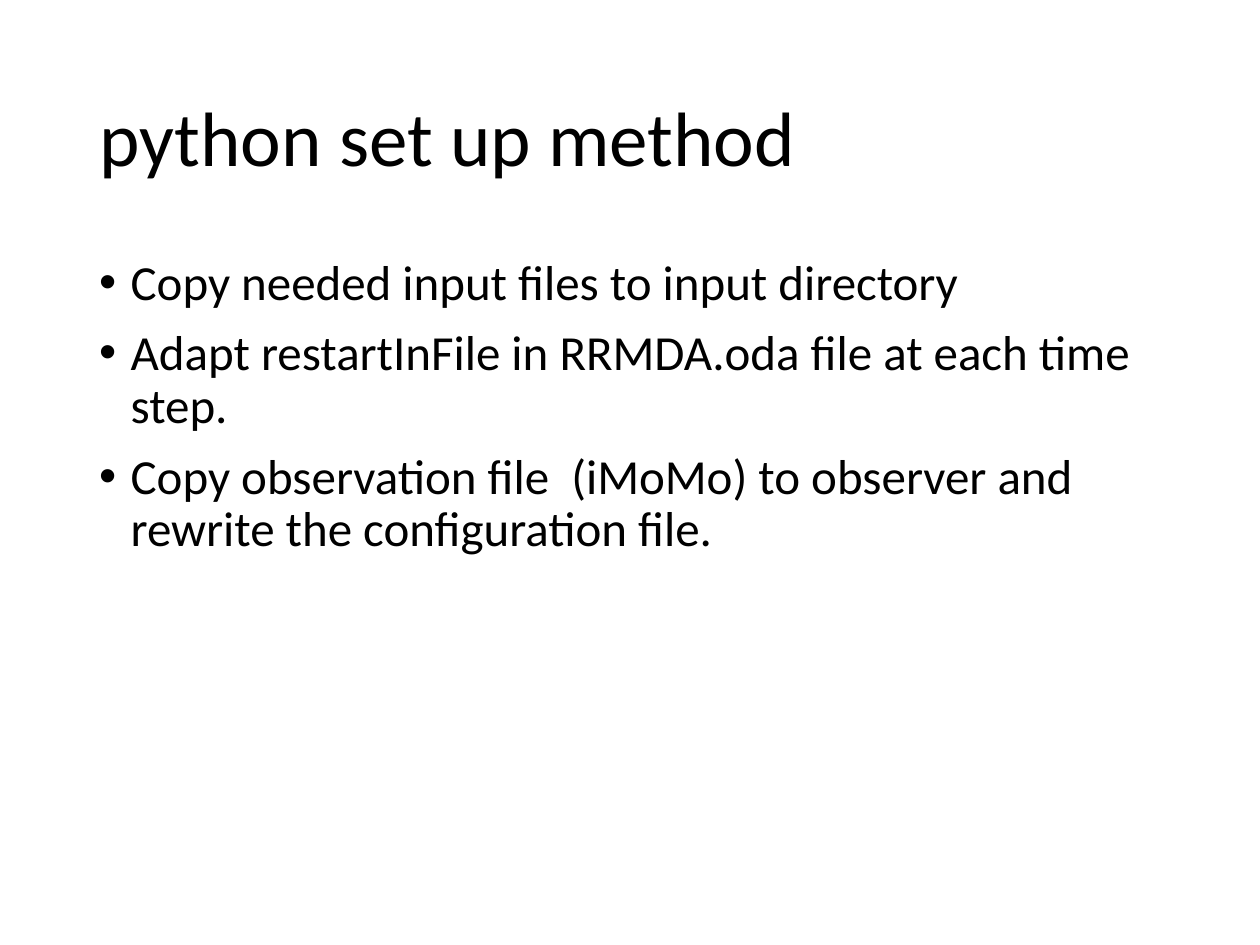
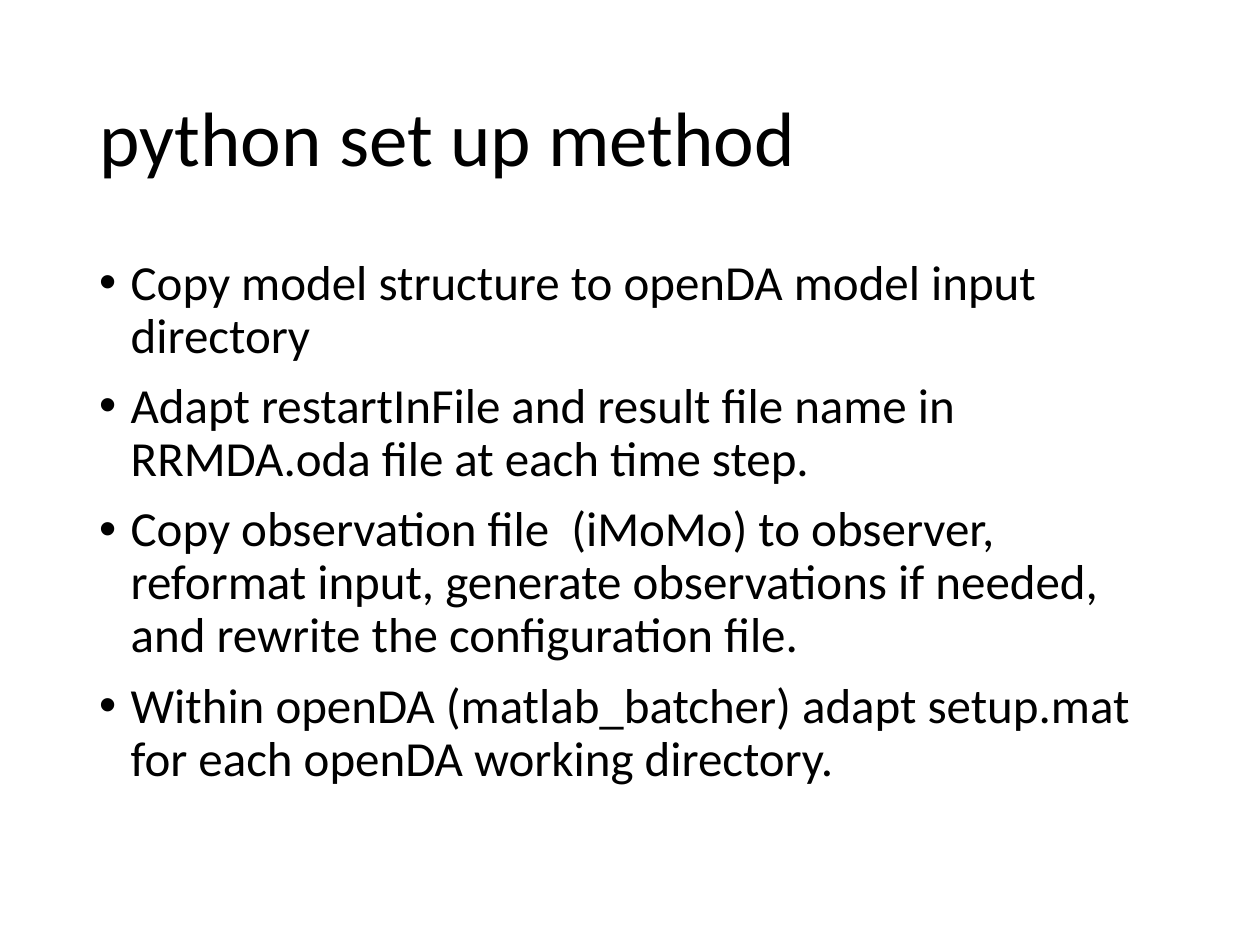
Before and after one commit to hydrosolutions/model_RRMDA_Themi, a slide deck: slide 4 of Layout-openDA_RRMDA_Themi.pptx. Drawn at 1260x945 pixels with LibreOffice and Linux fonts; fonts in the diff are those of the drawing. Boxes give left, top, right and bottom in pixels: in the first picture for what was removed or moved away, otherwise in the second. Text is boxed around its words. In the diff, an @@ line names an element or a change of style, - is before the commit and + after.

```diff
--- a/Layout-openDA_RRMDA_Themi.pptx
+++ b/Layout-openDA_RRMDA_Themi.pptx
@@ text at <box>131,266,1130,785</box>: text changed @@
-• Copy needed input files to input directory
-• Adapt restartInFile in RRMDA.oda file at each time step.
-• Copy observation file (iMoMo) to observer and rewrite the configuration file.
+• Copy model structure to openDA model input directory
+• Adapt restartInFile and result file name in RRMDA.oda file at each time step.
+• Copy observation file (iMoMo) to observer, reformat input, generate observations if needed, and rewrite the configuration file.
+• Within openDA (matlab_batcher) adapt setup.mat for each openDA working directory.
```
Also in this commit, not shown: 3 other slides changed, 6 other files.
